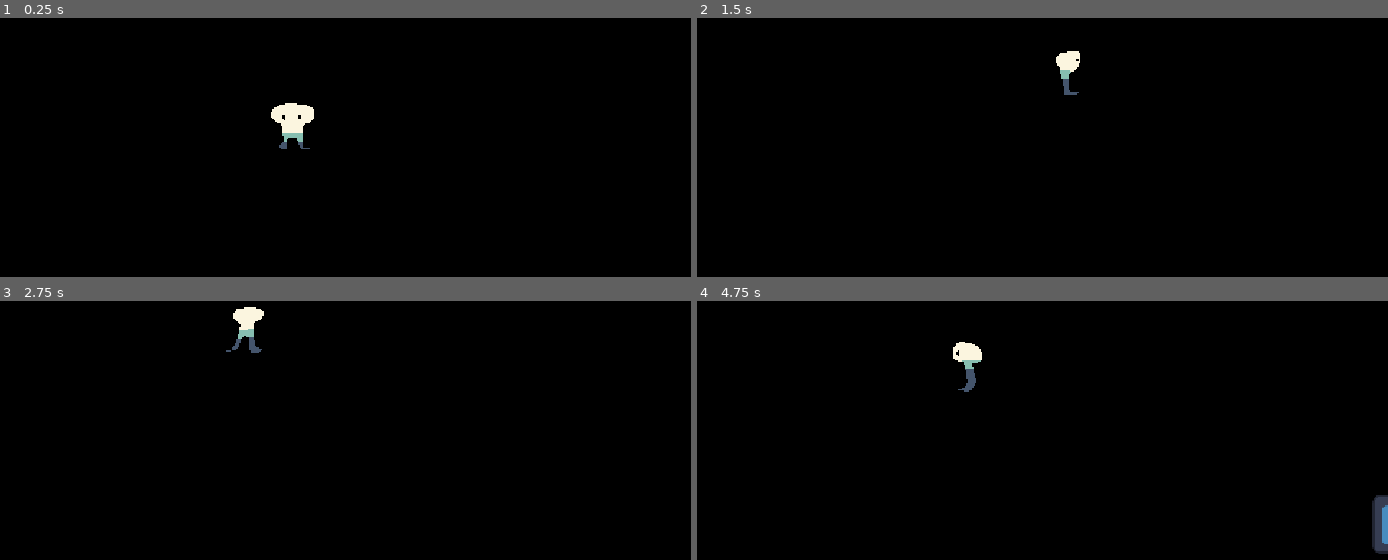
Above: before the commit, frames 1-4 (two rows, left to right).
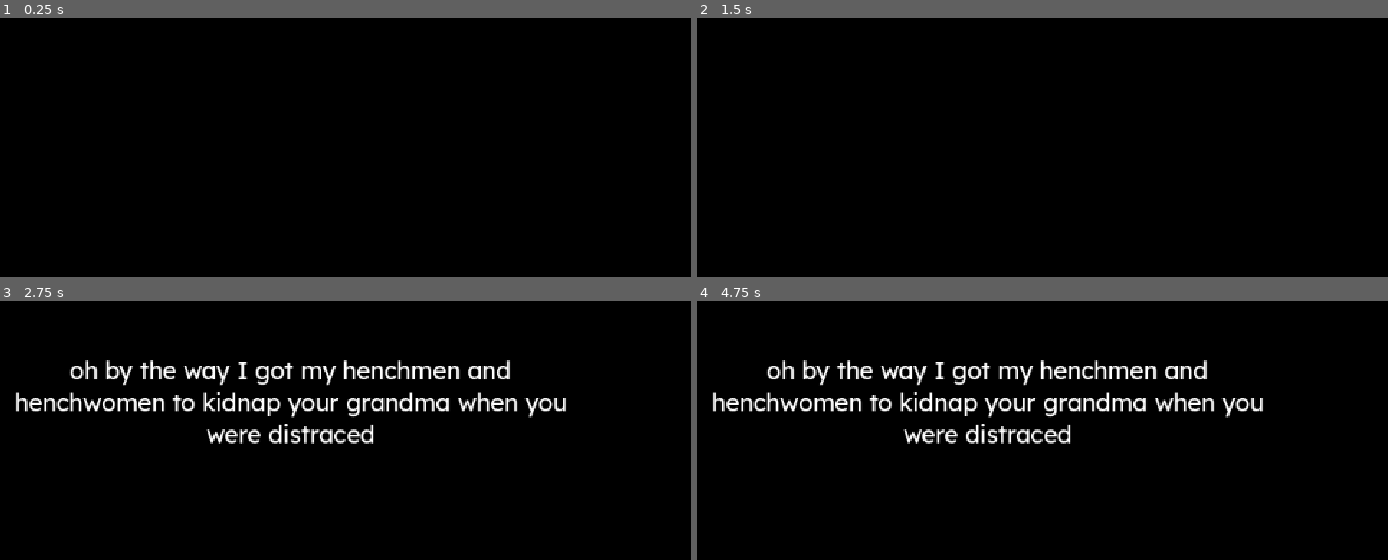
Above: after the commit, the same moments.

Repository: ShockedEmoji/whos-up-grandma
Game: Godot game, scene res://scenes/root.tscn
Two runs of this game, one before a commit and one after it. Both use one fixed random seed, a clock stepped at 60 frames per second and the inputs below. The engine's default icon, where the game draws it, is replaced by a stand-in: a white triangle on a blue panel in a dark square. Sound files missing from this copy of the repository are replaced by a short silence.
Inputs:
- Up to frame 1 (0.25 s): no input
- Up to frame 2 (1.5 s): tap Enter at 0.5 s; hold Up (up) 0.53-1.28 s; hold Right (right) from 0.53 s (still down); tap Z (confirm) at 1.35 s
- Up to frame 3 (2.75 s): tap Up (up) at 1.52, 1.55, 1.82 s; release Right (right) at 2.03 s; hold Left (left) from 2.03 s (still down); hold Up (up) from 2.03 s (still down)
- Up to frame 4 (4.75 s): release Left (left) at 2.78 s; release Up (up) at 2.78 s; hold Right (right) 2.78-4.28 s; tap Z (confirm) at 2.85, 4.35 s; tap Up (up) at 3.02, 3.05, 3.32, 4.52, 4.55 s; hold Up (up) 3.53-4.28 s; hold Left (left) from 4.28 s (still down)

The runs differ from the first frame. In frame 1, 0.6% of the frame differs, in the area x 39-46%, y 32-51%; in frame 2, 0.3%; in frame 3, 5.9%; in frame 4, 6.3%, in the area x 2-100%, y 15-98%.

Commit message:
final area is done... basically

Diff:
--- a/scenes/menu/credits.tscn
+++ b/scenes/menu/credits.tscn
@@ -1,6 +1,8 @@
 [gd_scene format=3 uid="uid://csr0kv0vih00r"]
 
 [ext_resource type="Script" uid="uid://cujcan1sgqgoe" path="res://scripts/credits.gd" id="1_0bpdh"]
+[ext_resource type="FontFile" uid="uid://mepoccxco4xp" path="res://misc/Lexend-Regular.ttf" id="2_ff4am"]
+[ext_resource type="Texture2D" uid="uid://46fmc7ky8dul" path="res://sprites/stupidplaceholdertilemap.png" id="3_0l22u"]
 
 [sub_resource type="Animation" id="Animation_0bpdh"]
 length = 0.001
@@ -30,7 +32,7 @@
 "times": PackedFloat32Array(0, 20),
 "transitions": PackedFloat32Array(1, 1),
 "update": 0,
-"values": [Vector2(0, 718), Vector2(0, -629)]
+"values": [Vector2(0, 718), Vector2(0, -557)]
 }
 
 [sub_resource type="AnimationLibrary" id="AnimationLibrary_0ctdu"]
@@ -42,6 +44,12 @@
 [node name="credits" type="Node2D" unique_id=1026595019]
 script = ExtResource("1_0bpdh")
 
+[node name="Stupidplaceholdertilemap" type="Sprite2D" parent="." unique_id=1454589645]
+modulate = Color(0, 0, 0, 1)
+position = Vector2(672.9999, 307.99997)
+scale = Vector2(5.8, 5.8)
+texture = ExtResource("3_0l22u")
+
 [node name="scroll" type="Node2D" parent="." unique_id=1515170874]
 position = Vector2(0, 718)
 
@@ -49,8 +57,9 @@
 offset_left = 2.0
 offset_right = 1149.0
 offset_bottom = 635.0
+theme_override_fonts/font = ExtResource("2_ff4am")
 theme_override_font_sizes/font_size = 34
-text = "Name of the game
+text = "What's up grandma 2: OLD BUT GOLD
 
 Made for the 2026 WHS game jam
 
@@ -61,8 +70,29 @@
 Len Suzaki
 
 Code
-Thomas Olav Griffith-Jones"
+Thomas Olav Griffith-Jones
+
+
+
+
+TO BE CONTINUED
+
+IN
+
+WHAT'S UP GRANDMA 3:
+RETURN TO GRANDMA"
 horizontal_alignment = 1
 
 [node name="AnimationPlayer" type="AnimationPlayer" parent="." unique_id=1140241748]
 libraries/ = SubResource("AnimationLibrary_0ctdu")
+
+[node name="Label_2" type="Label" parent="." unique_id=3198738]
+offset_left = 158.0
+offset_right = 993.0
+offset_bottom = 635.0
+theme_override_fonts/font = ExtResource("2_ff4am")
+theme_override_font_sizes/font_size = 34
+text = " "
+horizontal_alignment = 1
+vertical_alignment = 1
+autowrap_mode = 2
--- a/scenes/menu/main_menu.tscn
+++ b/scenes/menu/main_menu.tscn
@@ -1,41 +1,37 @@
 [gd_scene format=3 uid="uid://iek0j3vv22g4"]
 
 [ext_resource type="Script" uid="uid://bkyhxw4xq07no" path="res://scripts/main_menu.gd" id="1_nl8w3"]
+[ext_resource type="FontFile" uid="uid://mepoccxco4xp" path="res://misc/Lexend-Regular.ttf" id="2_3rkf3"]
+[ext_resource type="Texture2D" uid="uid://ce0hffxf5gmqn" path="res://sprites/Title.png" id="3_247la"]
 
 [node name="main_menu" type="Node2D" unique_id=433124902]
 script = ExtResource("1_nl8w3")
 
-[node name="Label" type="Label" parent="." unique_id=1379596476]
-offset_left = 312.0
-offset_top = 35.0
-offset_right = 838.0
-offset_bottom = 214.0
-text = "Wowwee life on edge yayyyyayywqqw"
-
 [node name="play_button" type="Button" parent="." unique_id=1512089043]
-offset_left = 413.0
-offset_top = 112.0
-offset_right = 650.0
-offset_bottom = 191.0
+offset_left = 28.0
+offset_top = 469.0
+offset_right = 334.0
+offset_bottom = 624.0
+theme_override_fonts/font = ExtResource("2_3rkf3")
 text = "PLAYY"
 
 [node name="settings_button" type="Button" parent="." unique_id=917033272]
-offset_left = 426.0
-offset_top = 199.0
-offset_right = 637.0
-offset_bottom = 270.0
+offset_left = 360.0
+offset_top = 525.0
+offset_right = 624.0
+offset_bottom = 619.0
+theme_override_fonts/font = ExtResource("2_3rkf3")
 text = "SETTINGS!!"
 
 [node name="quit_button" type="Button" parent="." unique_id=1297479044]
-offset_left = 279.0
-offset_top = 524.0
-offset_right = 795.0
-offset_bottom = 556.0
+offset_left = 911.0
+offset_top = 576.0
+offset_right = 1130.0
+offset_bottom = 619.0
+theme_override_fonts/font = ExtResource("2_3rkf3")
 text = "NAUUU QUIT"
 
-[node name="credits_button" type="Button" parent="." unique_id=738596117]
-offset_left = 433.0
-offset_top = 276.0
-offset_right = 641.0
-offset_bottom = 346.0
-text = "CREDITS"
+[node name="Title" type="Sprite2D" parent="." unique_id=1159595086]
+position = Vector2(585, 254)
+scale = Vector2(0.40000027, 0.40000027)
+texture = ExtResource("3_247la")
--- /dev/null
+++ b/scenes/misc/text_flash.tscn
@@ -0,0 +1,16 @@
+[gd_scene format=3 uid="uid://b4hxcqovkqnex"]
+
+[ext_resource type="Script" uid="uid://cbg3yymrt0y8d" path="res://scripts/text_flash.gd" id="1_3fi1y"]
+[ext_resource type="FontFile" uid="uid://mepoccxco4xp" path="res://misc/Lexend-Regular.ttf" id="2_eh6f0"]
+
+[node name="text flash" type="Node2D" unique_id=179546999]
+script = ExtResource("1_3fi1y")
+
+[node name="Label" type="Label" parent="." unique_id=889811284]
+offset_right = 1281.3884
+offset_bottom = 774.0
+theme_override_fonts/font = ExtResource("2_eh6f0")
+theme_override_font_sizes/font_size = 51
+text = "Arrow keys to move
+press 'z' to interact!"
+horizontal_alignment = 1
--- a/scenes/top_down/final_area.tscn
+++ b/scenes/top_down/final_area.tscn
@@ -506,8 +506,6 @@
 [node name="npc3" parent="everything else" unique_id=1621856765 instance=ExtResource("8_fkfjb")]
 position = Vector2(1838, 764)
 sprite_frames = SubResource("SpriteFrames_yee0j")
-animation = &"talk"
-frame_progress = 0.24162175
 dialogue = "maze info"
 
 [node name="npc4" parent="everything else" unique_id=1128646929 instance=ExtResource("8_fkfjb")]
--- /dev/null
+++ b/scenes/top_down/final_cutscene.tscn
@@ -0,0 +1,41 @@
+[gd_scene format=3 uid="uid://cwkp80sy4mljg"]
+
+[ext_resource type="Script" uid="uid://3ne4lfy4vxom" path="res://scripts/final_cutscene.gd" id="1_2dn7e"]
+[ext_resource type="Texture2D" uid="uid://46fmc7ky8dul" path="res://sprites/stupidplaceholdertilemap.png" id="1_r2oo0"]
+
+[node name="final_cutscene" type="Node2D" unique_id=2146843448]
+script = ExtResource("1_2dn7e")
+
+[node name="Stupidplaceholdertilemap" type="Sprite2D" parent="." unique_id=1429870100]
+modulate = Color(0, 0, 0, 1)
+position = Vector2(340, 318)
+scale = Vector2(115.4, 115.4)
+texture = ExtResource("1_r2oo0")
+
+[node name="to be continued" type="Label" parent="." unique_id=741624305]
+offset_left = 98.0
+offset_top = 59.0
+offset_right = 1041.0
+offset_bottom = 203.0
+theme_override_font_sizes/font_size = 105
+text = "TO BE CONTINUED"
+horizontal_alignment = 1
+
+[node name="in" type="Label" parent="." unique_id=238494730]
+offset_left = 98.0
+offset_top = 202.0
+offset_right = 1041.0
+offset_bottom = 346.0
+theme_override_font_sizes/font_size = 57
+text = "in"
+horizontal_alignment = 1
+
+[node name="title drop" type="Label" parent="." unique_id=1877445606]
+offset_left = 15.0
+offset_top = 336.0
+offset_right = 1124.0
+offset_bottom = 693.0
+theme_override_font_sizes/font_size = 91
+text = "WHAT'S UP GRANDMA 3:
+RETURN TO GRANDMA"
+horizontal_alignment = 1
--- a/scenes/top_down/grandma_house.tscn
+++ b/scenes/top_down/grandma_house.tscn
@@ -9,6 +9,7 @@
 [ext_resource type="Script" uid="uid://065iub8ikrms" path="res://scripts/camera_2d.gd" id="6_mtajo"]
 [ext_resource type="PackedScene" uid="uid://xfbcm44i0sxi" path="res://scenes/top_down/text_system.tscn" id="7_77yx0"]
 [ext_resource type="PackedScene" uid="uid://dq0yltl1yj71i" path="res://scenes/top_down/area_transition.tscn" id="8_6n4y5"]
+[ext_resource type="PackedScene" uid="uid://b4hxcqovkqnex" path="res://scenes/misc/text_flash.tscn" id="10_nxpgj"]
 
 [sub_resource type="TileSetAtlasSource" id="TileSetAtlasSource_vlk2m"]
 texture = ExtResource("2_6n4y5")
@@ -230,3 +231,7 @@
 
 [node name="text_system" parent="Camera2D" unique_id=702931713 instance=ExtResource("7_77yx0")]
 position = Vector2(-576, -328)
+
+[node name="text flash" parent="Camera2D" unique_id=179546999 instance=ExtResource("10_nxpgj")]
+position = Vector2(-640, -360)
+text_to_display = "Arrow keys to move|press 'z' to interact!"
--- a/scenes/top_down/text_option.tscn
+++ b/scenes/top_down/text_option.tscn
@@ -2,6 +2,7 @@
 
 [ext_resource type="Script" uid="uid://rpwrlw0gvpys" path="res://scripts/text_option.gd" id="1_01afy"]
 [ext_resource type="Texture2D" uid="uid://c60dra31y8xc5" path="res://sprites/stupid/edwardkissaer.png" id="1_3uxe8"]
+[ext_resource type="FontFile" uid="uid://mepoccxco4xp" path="res://misc/Lexend-Regular.ttf" id="3_bwn3p"]
 
 [node name="text_option" type="Control" unique_id=1729973518]
 custom_minimum_size = Vector2(0, 100)
@@ -26,6 +27,7 @@
 offset_top = 0.5
 offset_right = 356.0
 offset_bottom = 101.5
+theme_override_fonts/font = ExtResource("3_bwn3p")
 text = "SKIBIDI [test } very cool 🐖🤷‍♀️🩻🩻✅☠️☠️☠️
 TS is NOT ompitimal FIXX LATER 😡😡😡😡😡😤😤😤💢"
 horizontal_alignment = 1
--- a/scenes/top_down/text_system.tscn
+++ b/scenes/top_down/text_system.tscn
@@ -2,6 +2,7 @@
 
 [ext_resource type="Script" uid="uid://qftnmh2giaty" path="res://scripts/text_system.gd" id="1_vk3ua"]
 [ext_resource type="Texture2D" uid="uid://bv8ww44r5vd5k" path="res://sprites/dialongboxplayceholde.png" id="2_dsw6c"]
+[ext_resource type="FontFile" uid="uid://mepoccxco4xp" path="res://misc/Lexend-Regular.ttf" id="3_enyge"]
 
 [sub_resource type="SpriteFrames" id="SpriteFrames_enyge"]
 animations = [{
@@ -32,6 +33,7 @@
 offset_right = 1021.0
 offset_bottom = 589.0
 theme_override_colors/font_color = Color(0, 0, 0, 1)
+theme_override_fonts/font = ExtResource("3_enyge")
 theme_override_font_sizes/font_size = 25
 text = "hello yay"
 
--- a/scripts/credits.gd
+++ b/scripts/credits.gd
@@ -1,9 +1,43 @@
 extends Node2D
 
 @onready var animation_player: AnimationPlayer = $AnimationPlayer
+@onready var label_2: Label = $Label_2
 
 # Called when the node enters the scene tree for the first time.
 func _ready() -> void:
+	label_2.text = ""
+
+	await get_tree().create_timer(2.0).timeout
+
+	label_2.text = "oh by the way I got my henchmen and henchwomen to kidnap your grandma when you were distraced"
+
+	DATA.root._play_sound("click")
+
+	await get_tree().create_timer(6.0).timeout
+
+	label_2.text = "You may have the medicine required to save your grandma..."
+
+	DATA.root._play_sound("click")
+
+	await get_tree().create_timer(4.0).timeout
+
+	label_2.text = "But she shall never recieve it!!"
+
+	DATA.root._play_sound("click")
+
+	await get_tree().create_timer(4.0).timeout
+
+	label_2.text = "YOU WILL NEVER SEE HER AGAIN!"
+
+	DATA.root._play_sound("click")
+
+	await get_tree().create_timer(4.0).timeout
+
+	DATA.root._play_sound("click")
+
+	label_2.text = ""
+
+	await get_tree().create_timer(4.0).timeout
 
 	DATA.root._play_music("credits")
 
@@ -11,4 +45,6 @@
 
 	await animation_player.animation_finished
 
+	await get_tree().create_timer(3.0).timeout
+
 	DATA.root._fade_transition("menu/main_menu")
--- a/scripts/final_bossfight.gd
+++ b/scripts/final_bossfight.gd
@@ -271,7 +271,7 @@
 
 			DATA.post_transition_player_pos = Vector2(14470.0, 1572)
 			DATA.final_bee_just_killed = true
-			$".."._play_music("final area")
+			$".."._stop_music()
 			$".."._fade_transition("top_down/final_area", 0.2, 0, 3, $Camera2D)
 
 var npc_to_shut_up: AnimatedSprite2D = null
--- /dev/null
+++ b/scripts/final_cutscene.gd
@@ -0,0 +1,11 @@
+extends Node2D
+
+
+# Called when the node enters the scene tree for the first time.
+func _ready() -> void:
+	pass # Replace with function body.
+
+
+# Called every frame. 'delta' is the elapsed time since the previous frame.
+func _process(delta: float) -> void:
+	pass
--- a/scripts/main_menu.gd
+++ b/scripts/main_menu.gd
@@ -3,7 +3,6 @@
 @onready var play_button: Button = $play_button
 @onready var settings_button: Button = $settings_button
 @onready var quit_button: Button = $quit_button
-@onready var credits_button: Button = $credits_button
 
 var are_buttons_legal: bool = true
 
@@ -11,7 +10,6 @@
 	play_button.pressed.connect(_load_game)
 	settings_button.pressed.connect(_load_settings)
 	quit_button.pressed.connect(_close_game)
-	credits_button.pressed.connect(_show_credits)
 
 	$".."._play_music("menu")
 
@@ -41,9 +39,3 @@
 	if are_buttons_legal:
 		$".."._play_sound("click")
 		get_tree().quit()
-
-func _show_credits():
-	if are_buttons_legal:
-		are_buttons_legal = false
-		$".."._play_sound("click")
-		DATA.root._fade_transition("menu/credits")
--- a/scripts/plinth_2.gd
+++ b/scripts/plinth_2.gd
@@ -39,4 +39,9 @@
 		print("that bee really died 💀💀💀 3")
 		await get_tree().process_frame
 		print("that bee really died 💀💀💀 4")
-		$"../..".text_system._say_dialogue("final bee death")
+		text_system._say_dialogue("final bee death")
+
+		await $"../..".dialogue_finished
+
+
+		DATA.root._fade_transition("menu/credits")
--- a/scripts/root.gd
+++ b/scripts/root.gd
@@ -44,9 +44,10 @@
 
 	# Make sure that no config things have null value
 	_config_load_stuff()
-	#
+
 	#_change_scene("menu/main_menu")
-	_change_scene("top_down/final_area")
+	_change_scene("menu/credits")
+	#_change_scene("top_down/final_area")
 	#_change_scene("top_down/neo_bossfight")
 	#_change_scene("platformer/final_bossfight")
 	#_change_scene("top_down/mafia_bossfight")
--- /dev/null
+++ b/scripts/text_flash.gd
@@ -0,0 +1,26 @@
+extends Node2D
+
+@export var text_to_display: String = "string didn't work"
+
+@export var time_alive: float = 3.0
+
+@onready var label: Label = $Label
+
+func _ready() -> void:
+
+	text_to_display = text_to_display.replace('|', '\n')
+	label.text = text_to_display
+
+	var tween: Tween = create_tween()
+
+	self.modulate.a = 0
+	tween.tween_property(self, "modulate:a", 1, 0.5)
+	await tween.finished
+
+	await get_tree().create_timer(time_alive).timeout
+
+	tween = create_tween()
+	tween.tween_property(self, "modulate:a", 0, 0.5)
+	await tween.finished
+
+	self.queue_free()
Binary file added: misc/Lexend-Regular.ttf
Not shown, added: misc/Lexend-Regular.ttf.import
Not shown, changed: misc/game_text.txt
Not shown, added: scripts/final_cutscene.gd.uid
Not shown, added: scripts/text_flash.gd.uid
Binary file added: sprites/Title.png
Not shown, added: sprites/Title.png.import
Not shown, added: sprites/Title.png~
